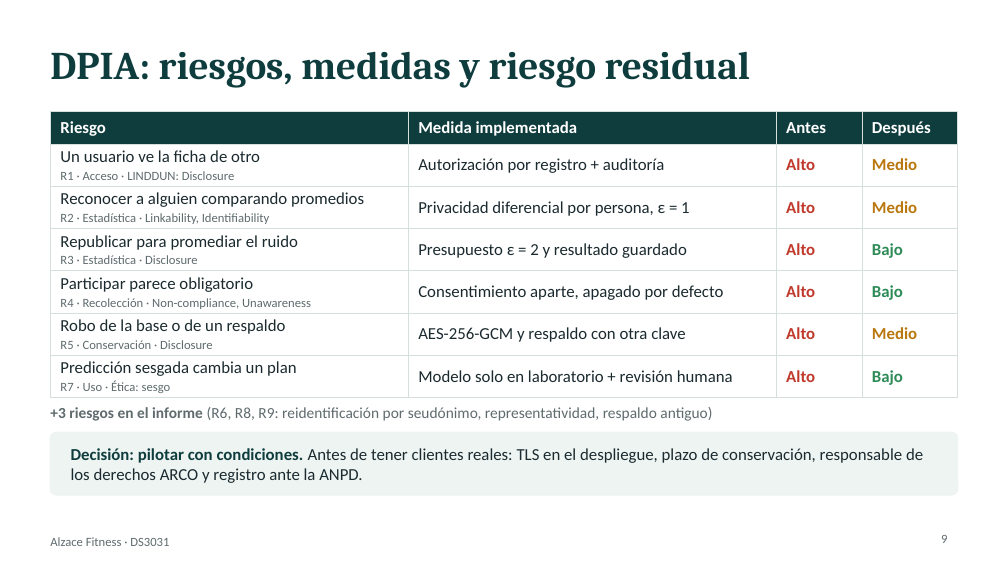
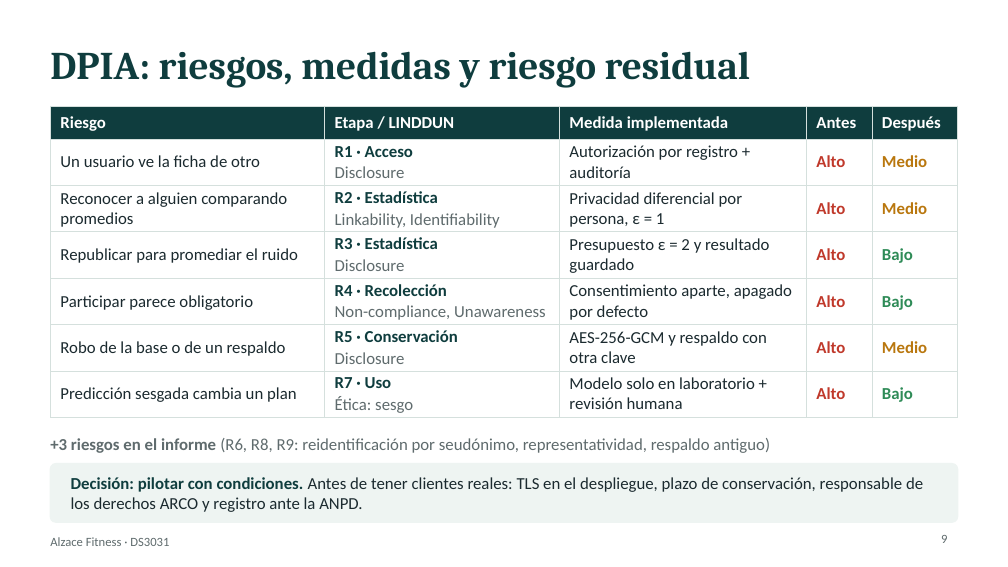
Before and after one commit to JoelxD12O/Proyecto-2---etica-y-seguridad-de-datos, a slide deck: slide 9 of presentacion/Presentacion_Alzace_Final.pptx. Drawn at 1008x567 pixels with LibreOffice and Linux fonts; fonts in the diff are those of the drawing. Boxes give left, top, right and bottom in pixels: in the first picture for what was removed or moved away, otherwise in the second. Text is boxed around its words. In the diff, an @@ line names an element or a change of style, - is before the commit and + after.

```diff
--- a/presentacion/Presentacion_Alzace_Final.pptx
+++ b/presentacion/Presentacion_Alzace_Final.pptx
@@ table at [50,106,958,417] @@
-column 1: Riesgo | Un usuario ve la ficha de otro / R1 · Acceso · LINDDUN: Disclosure | Reconocer a alguien comparando promedios / R2 · Estadística · Linkability, Identifiability | Republicar para promediar el ruido / R3 · Estadística · Disclosure | Participar parece obligatorio / R4 · Recolección · Non-compliance, Unawareness | Robo de la base o de un respaldo / R5 · Conservación · Disclosure | Predicción sesgada cambia un plan / R7 · Uso · Ética: sesgo
+column 1: Riesgo | Un usuario ve la ficha de otro | Reconocer a alguien comparando promedios | Republicar para promediar el ruido | Participar parece obligatorio | Robo de la base o de un respaldo | Predicción sesgada cambia un plan
+column 2: Etapa / LINDDUN | R1 · Acceso / Disclosure | R2 · Estadística / Linkability, Identifiability | R3 · Estadística / Disclosure | R4 · Recolección / Non-compliance, Unawareness | R5 · Conservación / Disclosure | R7 · Uso / Ética: sesgo
@@ table: place and size @@
-table at [50,111,958,397]
+table at [50,106,958,417]
@@ text "+3 riesgos en el informe ...": place and size @@
-text "+3 riesgos en el informe ..." at [50,407,712,421]
+text "+3 riesgos en el informe ..." at [50,438,770,453]
@@ text "+3 riesgos en el informe ..." at [50,438,770,453]: size 11 to 12 pt @@
@@ rounded rectangle: place and size @@
-rounded rectangle at [50,432,958,495]
+rounded rectangle at [50,464,958,522]
@@ text "Decisión: pilotar con condiciones. Antes ...": place and size @@
-text "Decisión: pilotar con condiciones. Antes ..." at [71,448,923,483]
+text "Decisión: pilotar con condiciones. Antes ..." at [71,477,923,512]
```
Also in this commit, not shown: 11 other slides changed, 1 slide added, 13 other files.
